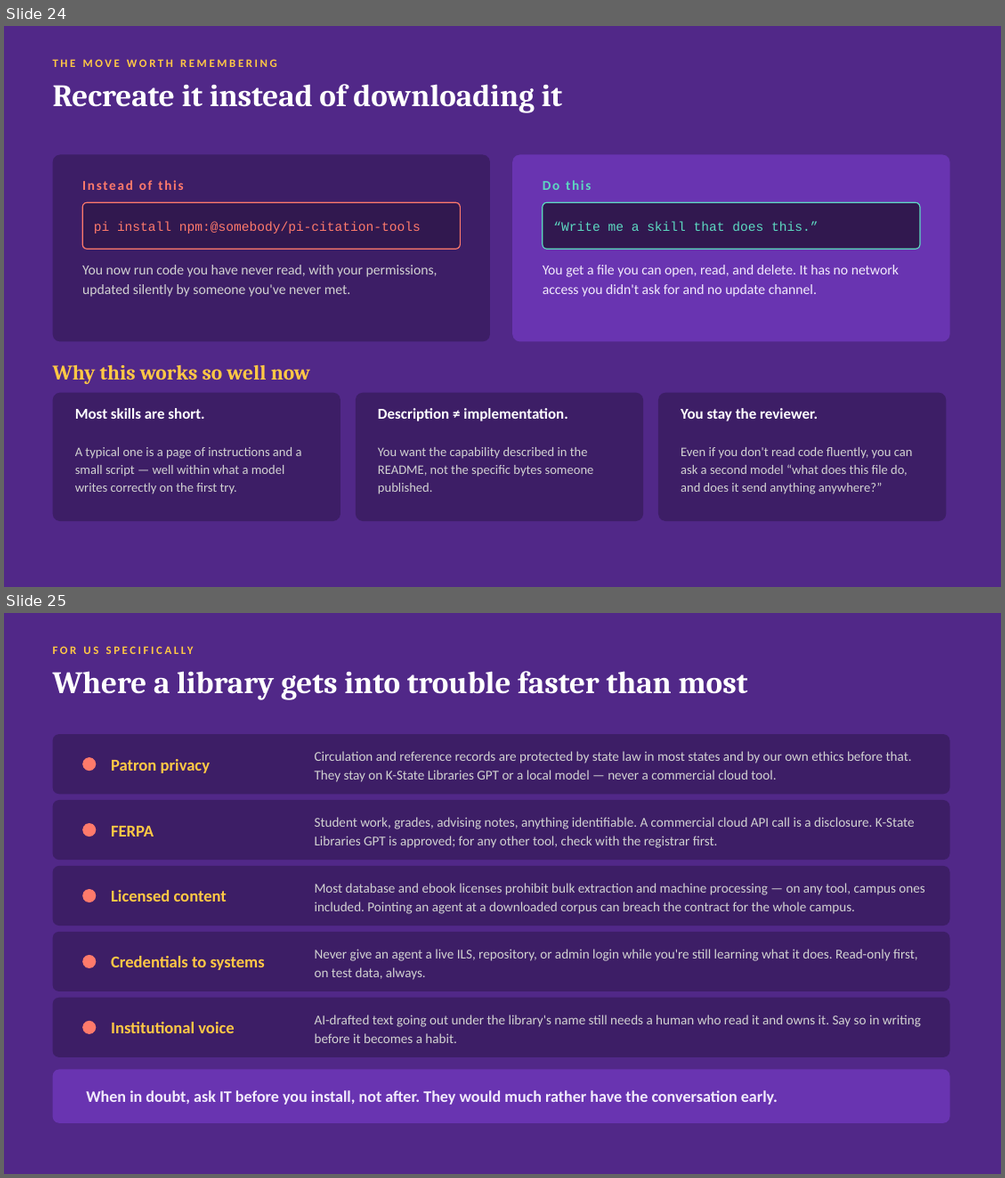
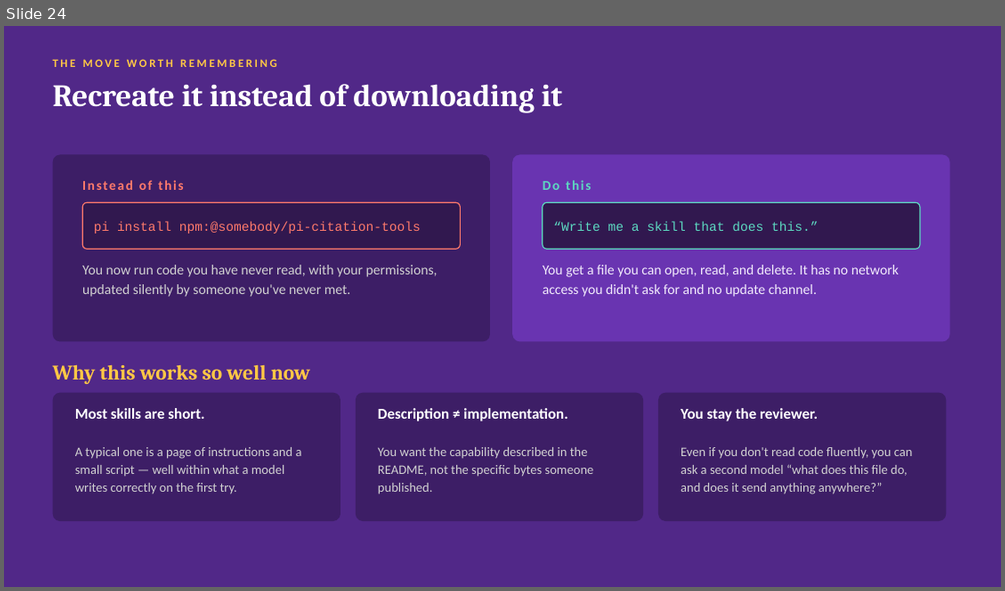
Before and after one commit to sawyerb-ksu/llms-101, a slide deck: LLMs-101-v2.pptx. Shown one above the other, each under a label of ours: slides 24 and 25 before the commit, slide 24 after it. The pictures are 1005x1178 and 1005x591 pixels, drawn with LibreOffice and Linux fonts; fonts in the diff are those of the drawing. Boxes give left, top, right and bottom in pixels: in the first picture for what was removed or moved away, otherwise in the second. Text is boxed around its words. In the diff, an @@ line names an element or a change of style, - is before the commit and + after.

```diff
--- a/LLMs-101-v2.pptx
+++ b/LLMs-101-v2.pptx
@@ slide 25 removed at (4,613,1001,1174), background #512888 @@
@@ text removed at (53,671,748,700) @@
-Where a library gets into trouble faster than most
@@ rounded rectangle removed at (53,734,950,794) @@
@@ ellipse removed at (82,757,96,771) @@
@@ text removed at (111,759,210,773) @@
-Patron privacy
@@ text removed at (315,751,912,782) @@
-Circulation and reference records are protected by state law in most states and by our own ethics before that. They stay on K-State Libraries GPT or a local model — never a commercial cloud tool.
@@ rounded rectangle removed at (53,800,950,860) @@
@@ ellipse removed at (82,823,96,836) @@
@@ text removed at (111,826,154,836) @@
-FERPA
@@ text removed at (315,817,914,848) @@
-Student work, grades, advising notes, anything identifiable. A commercial cloud API call is a disclosure. K-State Libraries GPT is approved; for any other tool, check with the registrar first.
@@ text removed at (459,835,475,845) @@
-FOR US SPECIFICALLY
@@ rounded rectangle removed at (53,866,950,925) @@
@@ ellipse removed at (82,889,96,902) @@
@@ text removed at (111,890,226,901) @@
-Licensed content
@@ text removed at (315,883,924,914) @@
-Most database and ebook licenses prohibit bulk extraction and machine processing — on any tool, campus ones included. Pointing an agent at a downloaded corpus can breach the contract for the whole campus.
@@ rounded rectangle removed at (53,932,950,991) @@
@@ ellipse removed at (82,955,96,968) @@
@@ text removed at (111,956,265,970) @@
-Credentials to systems
@@ text removed at (315,949,918,980) @@
-Never give an agent a live ILS, repository, or admin login while you're still learning what it does. Read-only first, on test data, always.
@@ rounded rectangle removed at (53,997,950,1057) @@
@@ ellipse removed at (82,1021,96,1034) @@
@@ text removed at (111,1022,234,1033) @@
-Institutional voice
@@ text removed at (315,1014,921,1043) @@
-AI-drafted text going out under the library's name still needs a human who read it and owns it. Say so in writing before it becomes a habit.
@@ rounded rectangle removed at (53,1070,950,1123) @@
@@ text removed at (86,1090,777,1104) @@
-When in doubt, ask IT before you install, not after. They would much rather have the conversation early.
```
Also in this commit, not shown: 5 other files.
